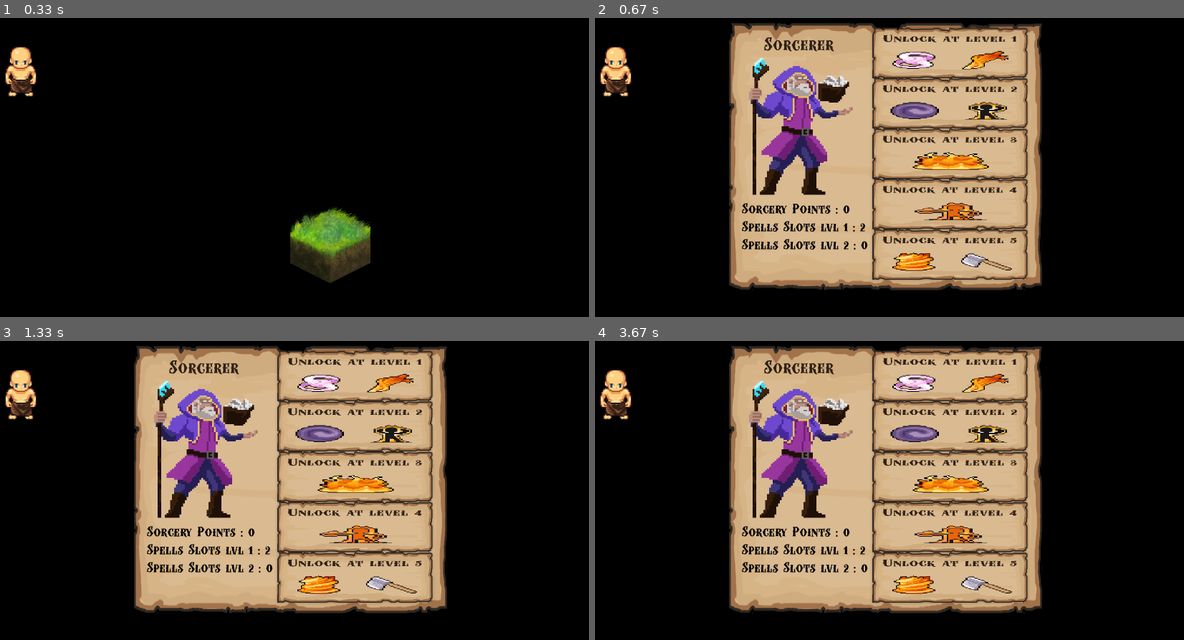
Above: before the commit, frames 1-4 (two rows, left to right).
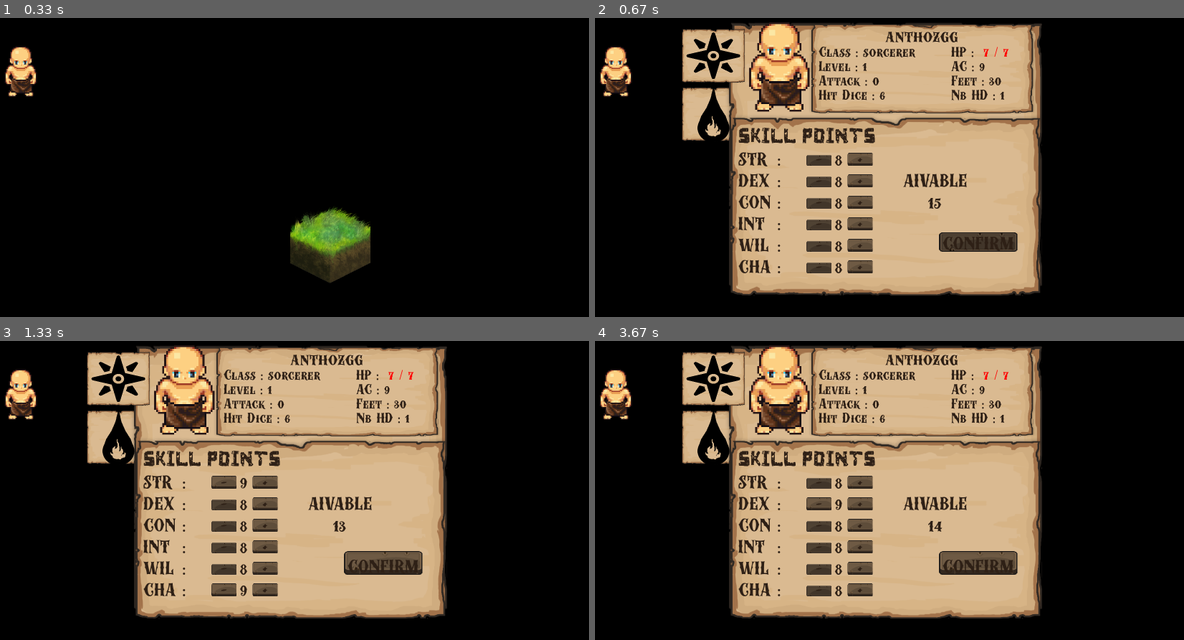
Above: after the commit, the same moments.

Repository: quocdat-le-insacvl/pygeon
Game: pygame game, started from main.py
Same seed, same stepped clock (60 frames per second), same inputs: the game is played once before the commit and once after it.
Inputs (mouse positions are in pixels of both pictures, inside the frame that each line leads up to):
- Up to frame 1 (0.33 s): no input
- Up to frame 2 (0.67 s): press the mouse at (860, 266) at 0.37 s; move the mouse to (942, 176) at 0.47 s; release the mouse at (1030, 83) at 0.6 s
- Up to frame 3 (1.33 s): press the mouse at (265, 481) at 0.7 s; move the mouse to (170, 436) at 0.8 s; release the mouse at (76, 388) at 0.93 s; press the mouse at (265, 589) at 1.03 s; move the mouse to (253, 565) at 1.13 s; release the mouse at (241, 541) at 1.27 s
- Up to frame 4 (3.67 s): press the mouse at (818, 481) at 1.37 s; move the mouse to (936, 430) at 1.47 s; release the mouse at (1054, 379) at 1.6 s; press the mouse at (860, 481) at 1.7 s; move the mouse to (777, 466) at 1.8 s; release the mouse at (695, 451) at 1.93 s; click (712, 436) at 2.05 s; click (983, 382) at 2.38 s; press the mouse at (913, 433) at 2.7 s; move the mouse to (918, 532) at 2.8 s; release the mouse at (918, 634) at 2.93 s; click (712, 376) at 3.05 s; press the mouse at (860, 502) at 3.37 s; move the mouse to (989, 460) at 3.47 s; release the mouse at (1119, 415) at 3.6 s

Frame 1 is identical in both runs. In frame 2, 26% of the frame differs, in the area x 14-76%, y 1-93%; in frame 3, 26%; in frame 4, 26%.

Commit message:
sorcerer final caractersheet

Diff:
--- a/personnage.py
+++ b/personnage.py
@@ -5,6 +5,7 @@
 from fonctions import *
 from items import Sword1,Sword10,Wikitem
 from fonction import basic_checkevent,draw_text
+from settings.load_img import wizard_icon, neutre_icon
 import pygame
 key = list(Wikitem.keys())
 buttona,buttons,buttonpa,buttonps=init_buttonsas()
@@ -214,24 +215,34 @@
         running=True
         "Creer un board et y met les attributs qui ne sont pas censer bouger"
         board=pygame.transform.scale(board_init(),(900,780))
+        rectboard=pygame.Rect(screen.get_width()//2-board.get_width()//2,20,0,0)
         board.set_colorkey((255,255,255))
+        board_icon=pygame.transform.scale(board_init(),(board.get_width()//5,board.get_height()//5))
+        # board_icon.set_colorkey((0,0,0))
+        icone=pygame.transform.scale(wizard_icon,(board_icon.get_width()//2,board_icon.get_height()))
+        icone.set_colorkey((255,255,255))
+        board_icon.blit(icone,(board_icon.get_width()//2-icone.get_width()//2,0))
+        rect_icon=screen.blit(board_icon,(rectboard.x-board_icon.get_width()//1.5,rectboard.y+board_icon.get_height()//0.8))
+        board_icon2=pygame.transform.scale(board_init(),(board.get_width()//5,board.get_height()//5))
+        iconen=pygame.transform.scale(neutre_icon,(trunc(board_icon2.get_width()//1.2),trunc(board_icon2.get_height()//1.2)))
+        board_icon2.blit(iconen,(board_icon2.get_width()//2-iconen.get_width()//2,board_icon2.get_height()//2-iconen.get_height()//2))
         perso=pygame.transform.scale(self.img,(board.get_width()//5,board.get_height()//3))
         board2=board_init()
-        board.blit(perso,(10,10))
+        board.blit(perso,(10+board.get_width()*0.06,10))
         boards=pygame.transform.scale(board_init(), (board.get_width()-10,int(board.get_height()//1.5)))
         board.blit(boards,(5,10+board.get_height()//3))
-        board2=pygame.transform.scale(board_init(), (int(board.get_width()//1.25-5),board.get_height()//3))
-        board.blit(board2,(perso.get_width(),15))
+        board2=pygame.transform.scale(board_init(), (int(board.get_width()//1.4-5),board.get_height()//3))
+        board.blit(board2,(perso.get_width()+board.get_width()*0.06,15))
         draw_text(self.name,title,"b",board,perso.get_width()*2.5,board.get_height()//30-10)
-        draw_text("Class : "+ self.classe,subtitle,"b",board,perso.get_width()+30,70)
-        draw_text("Level : "+str(self.level),subtitle,"b",board,perso.get_width()+30,110)
-        draw_text("Attack : "+str(self.attack),subtitle,"b",board,perso.get_width()+30,150)
-        draw_text("Hit Dice : "+str(self.hit_dice),subtitle,"b",board,perso.get_width()+30,190)
-        draw_text("HP : ",subtitle,"b",board,perso.get_width()+400,70)
-        draw_text(str(self.hp) + " / "  + str(self.hp_max),subtitle,color.RED,board,perso.get_width()+490,70)
-        draw_text("AC : " + str(self.armor_class),subtitle,"b",board,perso.get_width()+400,110)
-        draw_text("Feet : " + str(self.feet),subtitle,"b",board,perso.get_width()+400,150)
-        draw_text("Nb HD : " + str(self.nb_hit_dice),subtitle,"b",board,perso.get_width()+400,190)
+        draw_text("Class : "+ self.classe,subtitle,"b",board,perso.get_width()+board.get_width()*0.06+30,70)
+        draw_text("Level : "+str(self.level),subtitle,"b",board,perso.get_width()+board.get_width()*0.06+30,110)
+        draw_text("Attack : "+str(self.attack),subtitle,"b",board,perso.get_width()+board.get_width()*0.06+30,150)
+        draw_text("Hit Dice : "+str(self.hit_dice),subtitle,"b",board,perso.get_width()+board.get_width()*0.06+30,190)
+        draw_text("HP : ",subtitle,"b",board,perso.get_width()+board.get_width()*0.06+400,70)
+        draw_text(str(self.hp) + " / "  + str(self.hp_max),subtitle,color.RED,board,perso.get_width()+board.get_width()*0.06+490,70)
+        draw_text("AC : " + str(self.armor_class),subtitle,"b",board,perso.get_width()+board.get_width()*0.06+400,110)
+        draw_text("Feet : " + str(self.feet),subtitle,"b",board,perso.get_width()+board.get_width()*0.06+400,150)
+        draw_text("Nb HD : " + str(self.nb_hit_dice),subtitle,"b",board,perso.get_width()+board.get_width()*0.06+400,190)
         draw_text("SKILL POINTS",title2,"b",board,40,50+board.get_height()//3)
         draw_text("AIVABLE",title,"b",board,500,160+board.get_height()//3)
         draw_text("STR",title,"b",board,40,100+board.get_height()//3)
@@ -241,7 +252,6 @@
         draw_text("WIL",title,"b",board,40,340+board.get_height()//3)
         draw_text("CHA",title,"b",board,40,400+board.get_height()//3)
         av=self.av_points
-        rectboard=pygame.Rect(screen.get_width()//2-board.get_width()//2,20,0,0)
         click=False
         "initialise la liste de boutons cliquable"
         Blist=self.buttons_init(board,rectboard)
@@ -249,12 +259,13 @@
         board1=self.boardSkill(board.copy(),av)
         if self.chose_skill==True:
             self.choseSkill()
+        screenS2=screenSave()
         while running:
             "actualise le board avec les skills points et les buttons si un changement a été fait"
+            screen.blit(screenS2,(0,0))
             board1=self.boardSkill(board.copy(),av)
             self.confirm(board1,rectboard,av)
             self.buttons_select(board1,av)
-
             indice=collides(pygame.mouse.get_pos(),Blist)
             "ici on vérifie si le joueur a fait un click et où"
             if click and indice!=-1:
@@ -273,12 +284,18 @@
                       self.points[n]-10)//3 for n in range(6)]
             elif click and rect_confirm.collidepoint(pygame.mouse.get_pos()):
                 self.confirm(board1,rectboard,av,True)
+            elif click and rect_icon.collidepoint(pygame.mouse.get_pos()):
+                self.stats_eph=[0,0,0,0,0,0]
+                self.points_eph=[0,0,0,0,0,0]
+                return 1
             screen.blit(board1,(screen.get_width()//2-board.get_width()//2,20))
+            screen.blit(board_icon2,(rectboard.x-board_icon.get_width()//1.5,rectboard.y+board_icon.get_height()*0.2))
             pygame.display.flip()
             running,click=basic_checkevent(click)
         self.stats_eph=[0,0,0,0,0,0]
         self.points_eph=[0,0,0,0,0,0]
         screen.blit(screenS,(0,0))
+        return 0
 
 
     def boardSkill(self,board,av):
--- a/settings/load_img.py
+++ b/settings/load_img.py
@@ -1,7 +1,6 @@
 import pygame
 from fonction_load_image import image_loader,transform_image
 from settings.screen import WINDOWS_SIZE
-from fonction_load_image import image_loader,transform_image
 from os import path,getcwd
 path_settings = path.dirname(__file__)
 path_pygeon = path.dirname(path_settings)
@@ -10,6 +9,7 @@
 path_menu = path.join(path_addon, 'Menu')
 path_ava = path.join(path_addon, 'avata')
 path_light = path.join(path_addon, 'Light')
+path_icon = path.join(path_addon, 'icons')
 
 wizard_hide = dict(image_loader(path.join(path_addon,'Wizard Pack/idle/')))
 transform_image(wizard_hide,2)
@@ -109,3 +109,7 @@
 lvl0=pygame.image.load(r"Addon\spell\lvl0.png")
 lvl1=pygame.image.load(r"Addon\spell\lvl1.png")
 lvl2=pygame.image.load(r"Addon\spell\lvl2.png")
+
+"icons"
+wizard_icon=pygame.image.load(path.join(path_icon,'wizard.png'))
+neutre_icon=pygame.image.load(path.join(path_icon,'neutre.png'))
--- a/sorcerer.py
+++ b/sorcerer.py
@@ -6,7 +6,7 @@
 from fonctions import *
 from fonction import basic_checkevent,draw_text
 from settings import color
-from settings.load_img import lvl0,lvl1,lvl2,wizard_hide
+from settings.load_img import lvl0,lvl1,lvl2,wizard_hide,wizard_icon, neutre_icon
 from items import image
 from settings.screen import screen
 
@@ -257,6 +257,12 @@
     def caracter_sheet(self):
         screenS=screenSave()
         board=pygame.transform.scale(board_init(),(900,780))
+        board_icon=pygame.transform.scale(board_init(),(board.get_width()//5,board.get_height()//5))
+        iconew=pygame.transform.scale(wizard_icon,(board_icon.get_width()//2,board_icon.get_height()))
+        board_icon.blit(iconew,(board_icon.get_width()//2-iconew.get_width()//2,0))
+        board_icon2=pygame.transform.scale(board_init(),(board.get_width()//5,board.get_height()//5))
+        iconen=pygame.transform.scale(neutre_icon,(trunc(board_icon2.get_width()//1.2),trunc(board_icon2.get_height()//1.2)))
+        board_icon2.blit(iconen,(board_icon2.get_width()//2-iconen.get_width()//2,board_icon2.get_height()//2-iconen.get_height()//2))
         draw_text("Sorcerer",title,"b",board,board.get_width()//8,board.get_height()//20)
         perso=pygame.transform.scale(wizard_hide['wizard_idle_1.png'],(board.get_width()//3,board.get_height()//2))
         board.blit(perso,(board.get_width()//14,board.get_height()//7))
@@ -293,35 +299,41 @@
         board.blit(board_level3,(trunc(board.get_width()*0.45),trunc(board.get_height()*0.39)))
         board.blit(board_level4,(trunc(board.get_width()*0.45),trunc(board.get_height()*0.57)))
         board.blit(board_level5,(trunc(board.get_width()*0.45),trunc(board.get_height()*0.75)))
-        screen.blit(board,(rectboard.x,rectboard.y))
-        ScreenS2=screenSave()
         running=True
         click=False
-        while running:
-            screen.blit(ScreenS2,(0,0))
-            indice1=collides(pygame.mouse.get_pos(),rect_choices[0])
-            indice2=collides(pygame.mouse.get_pos(),rect_choices[1])
-            indice3=collides(pygame.mouse.get_pos(),rect_choices[2])
-            indice4=collides(pygame.mouse.get_pos(),rect_choices[3])
-            indice5=collides(pygame.mouse.get_pos(),rect_choices[4])
-            if indice1 == 0:
-                board_with_text("missile magic can be lunch at lvl 1 to lunch one missil or at level 2 to lunch 2 missil, it inflict between 1 and 5 damage")
-            if indice1 == 1:
-                board_with_text("fire bolt is a cantrip he doesn't use spell slot, it can be lunch as a bonus action, it inflicts between 1 and 10 damages")
-            if indice2 == 0:
-                board_with_text("Now you can use sorcery points, the amount is equal to your level you can use sorcery points to recover spell slots or use spell slots to recover sorcery points")
-            if indice2 == 1:
-                board_with_text("you could choose a skill, each time you will use an attribute reattach to your skill you will add your proficiency modifier to your score")
-            if indice3 == 0:
-                board_with_text("You unlock fire ball, this spell deals between 6 and 36 damages in a square area")
-            if indice4 == 0:
-                board_with_text("You unlock your mastery action quick spell, you can use this action one time between 2 rest, this bonus action allow you to lunch 2 spell in the same turn")
-            if indice5 == 0:
-                board_with_text("firebolt lunch two firebolt now")
-            if indice5 == 1:
-                board_with_text("proficiency bonus is now at 3")
-            running,click=basic_checkevent(click)
-            pygame.display.flip()
+        if super().caracter_sheet():
+            rect_icon=screen.blit(board_icon2,(rectboard.x-board_icon.get_width()//1.5,rectboard.y+board_icon.get_height()*0.2))
+            screen.blit(board,(rectboard.x,rectboard.y))
+            screen.blit(board_icon,(rectboard.x-board_icon.get_width()//1.5,rectboard.y+board_icon.get_height()//0.8))
+            ScreenS2=screenSave()
+            while running:
+                screen.blit(ScreenS2,(0,0))
+                indice1=collides(pygame.mouse.get_pos(),rect_choices[0])
+                indice2=collides(pygame.mouse.get_pos(),rect_choices[1])
+                indice3=collides(pygame.mouse.get_pos(),rect_choices[2])
+                indice4=collides(pygame.mouse.get_pos(),rect_choices[3])
+                indice5=collides(pygame.mouse.get_pos(),rect_choices[4])
+                if indice1 == 0:
+                    board_with_text("missile magic can be lunch at lvl 1 to lunch one missil or at level 2 to lunch 2 missil, it inflict between 1 and 5 damage")
+                elif indice1 == 1:
+                    board_with_text("fire bolt is a cantrip he doesn't use spell slot, it can be lunch as a bonus action, it inflicts between 1 and 10 damages")
+                elif indice2 == 0:
+                    board_with_text("Now you can use sorcery points, the amount is equal to your level you can use sorcery points to recover spell slots or use spell slots to recover sorcery points")
+                elif indice2 == 1:
+                    board_with_text("you could choose a skill, each time you will use an attribute reattach to your skill you will add your proficiency modifier to your score")
+                elif indice3 == 0:
+                    board_with_text("You unlock fire ball, this spell deals between 6 and 36 damages in a square area")
+                elif indice4 == 0:
+                    board_with_text("You unlock your mastery action quick spell, you can use this action one time between 2 rest, this bonus action allow you to lunch 2 spell in the same turn")
+                elif indice5 == 0:
+                    board_with_text("firebolt lunch two firebolt now")
+                elif indice5 == 1:
+                    board_with_text("proficiency bonus is now at 3")
+                running,click=basic_checkevent(click)
+                if click==True and rect_icon.collidepoint(pygame.mouse.get_pos()):
+                    if super().caracter_sheet()==0:
+                        running=False
+                pygame.display.flip()
         screen.blit(screenS,(0,0))
 
     """to do
Binary file added: Addon/icons/neutre.png
Binary file changed: Addon/icons/wizard.png
